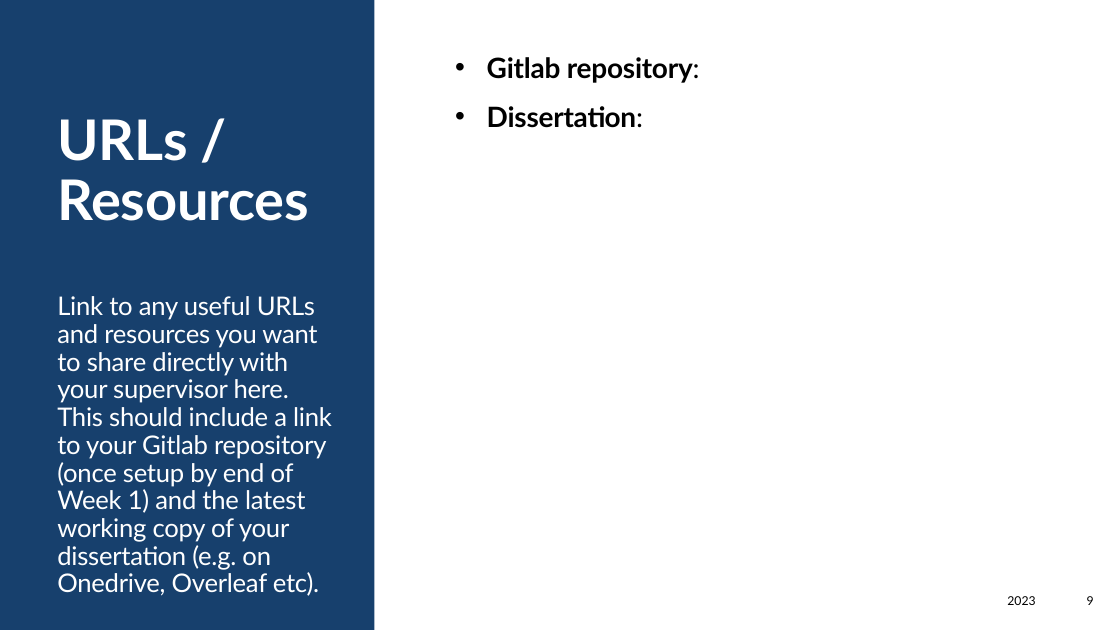
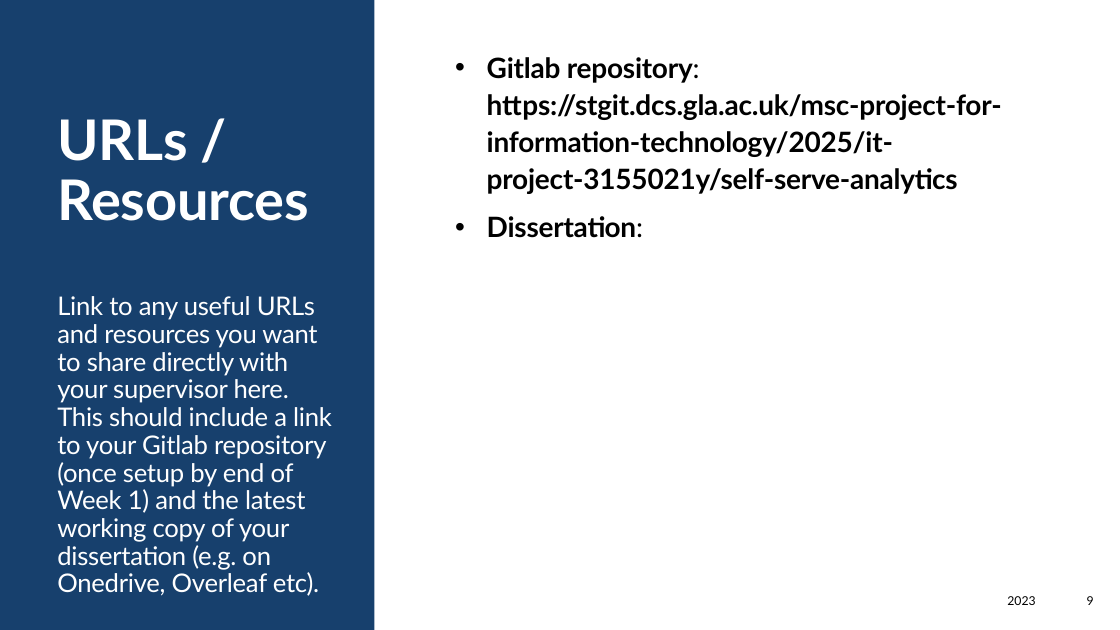
Before and after one commit to Faye0624/Configurable-Self-Serve-Analytics, a slide deck: slide 9 of docs/progress_tracker_3155021Y.pptx. Drawn at 1120x630 pixels with LibreOffice and Linux fonts; fonts in the diff are those of the drawing. Boxes give left, top, right and bottom in pixels: in the first picture for what was removed or moved away, otherwise in the second. Text is boxed around its words. In the diff, an @@ line names an element or a change of style, - is before the commit and + after.

Commit message:
add requirement docs

```diff
--- a/docs/progress_tracker_3155021Y.pptx
+++ b/docs/progress_tracker_3155021Y.pptx
@@ text at bbox=[487, 57, 1002, 194]: text changed @@
-• Gitlab repository:
+• Gitlab repository: https://stgit.dcs.gla.ac.uk/msc-project-for-information-technology/2025/it-project-3155021y/self-serve-analytics
```
